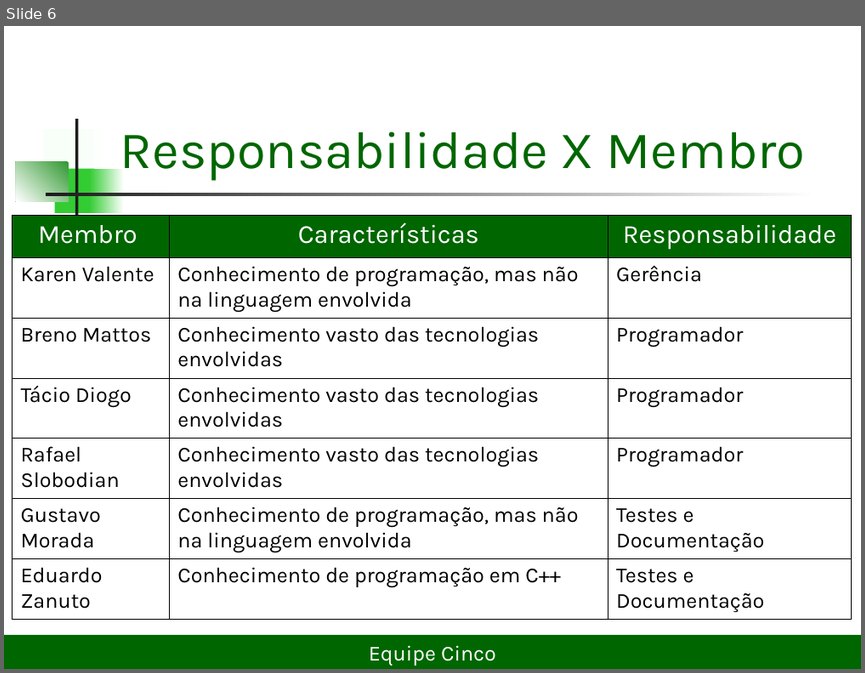
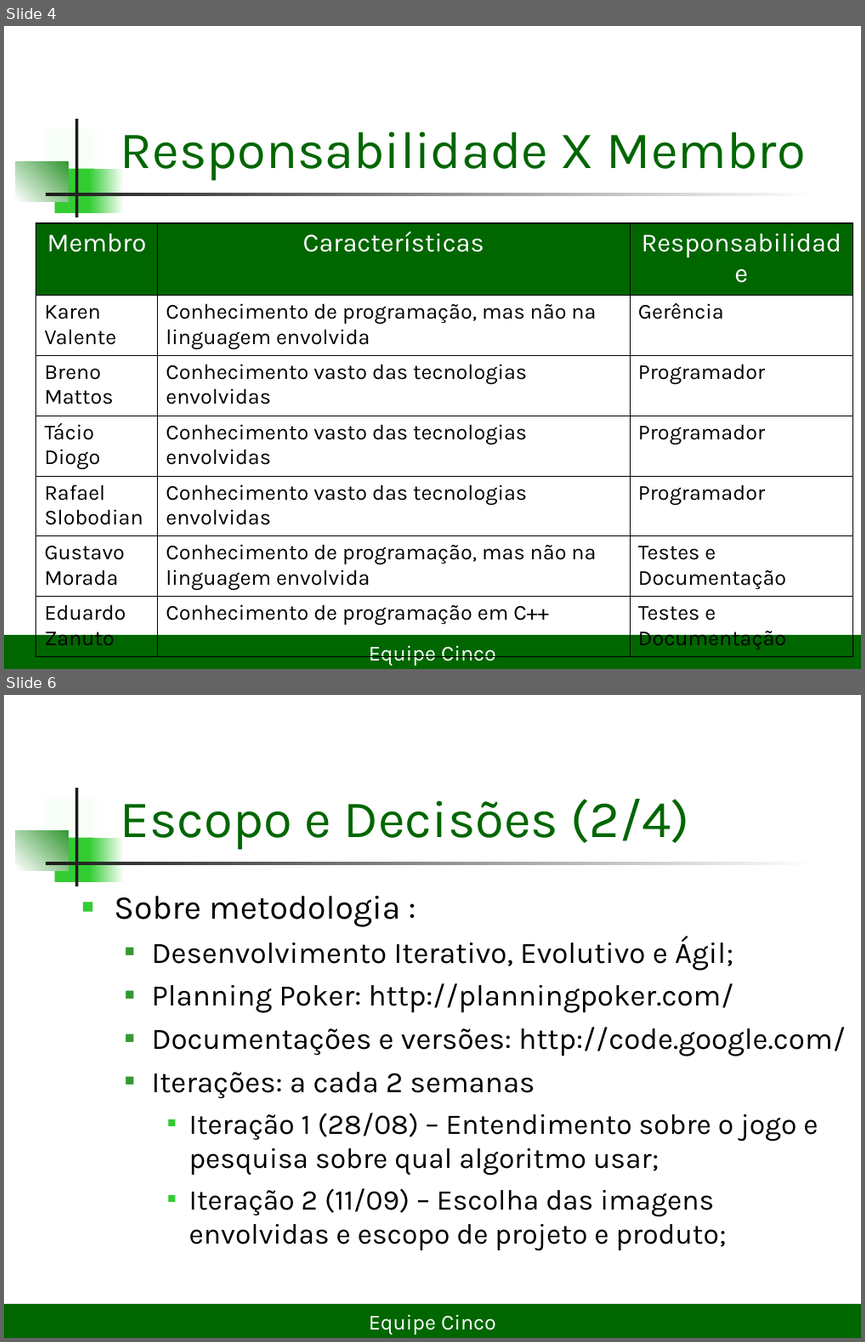
Before and after one commit to lDarthKill/xadrez-es2-compuff, a slide deck: Documentos/Projeto Xadrez.ppt. Shown one above the other, each under a label of ours: slide 6 before the commit, slides 4 and 6 after it; the slides between them are not shown. The pictures are 865x673 and 865x1342 pixels, drawn with LibreOffice and Linux fonts; fonts in the diff are those of the drawing. Boxes give left, top, right and bottom in pixels: in the first picture for what was removed or moved away, otherwise in the second. Text is boxed around its words. In the diff, an @@ line names an element or a change of style, - is before the commit and + after.

```diff
--- a/Documentos/Projeto Xadrez.ppt
+++ b/Documentos/Projeto Xadrez.ppt
@@ slide 6 added at <box>4,695,861,1338</box>, background #FFFFFF; not listed: 7 template elements that a slide beside it also shows @@
@@ title added at <box>120,799,690,850</box>, 44 pt, text #006600 @@
+Escopo e Decisões (2/4)
@@ text added at <box>114,896,846,1251</box>, 25 pt, text #000000 @@
+■ Sobre metodologia :
+  ■ Desenvolvimento Iterativo, Evolutivo e Ágil;
+  ■ Planning Poker: http://planningpoker.com/
+  ■ Documentações e versões: http://code.google.com/
+  ■ Iterações: a cada 2 semanas
+    ■ Iteração 1 (28/08) – Entendimento sobre o jogo e pesquisa sobre qual algoritmo usar;
+    ■ Iteração 2 (11/09) – Escolha das imagens envolvidas e escopo de projeto e produto;
@@ rectangle added at <box>4,1304,861,1338</box>, fill #006600, 18 pt, text #FFFFFF @@
+Equipe Cinco
@@ what was slide 6 is now slide 4 @@
@@ slide 4 changed as well @@
@@ rectangle at <box>90,168,124,213</box>: fill gradient #FFFFFF to #33CC33 to gradient #33CC33 to #FFFFFF @@
@@ table: place and size @@
-table at <box>12,216,851,621</box>
+table at <box>35,223,853,652</box>
```
Also in this commit, not shown: 5 other slides changed, 10 other slides added, 1 slide removed, 6 other files.
